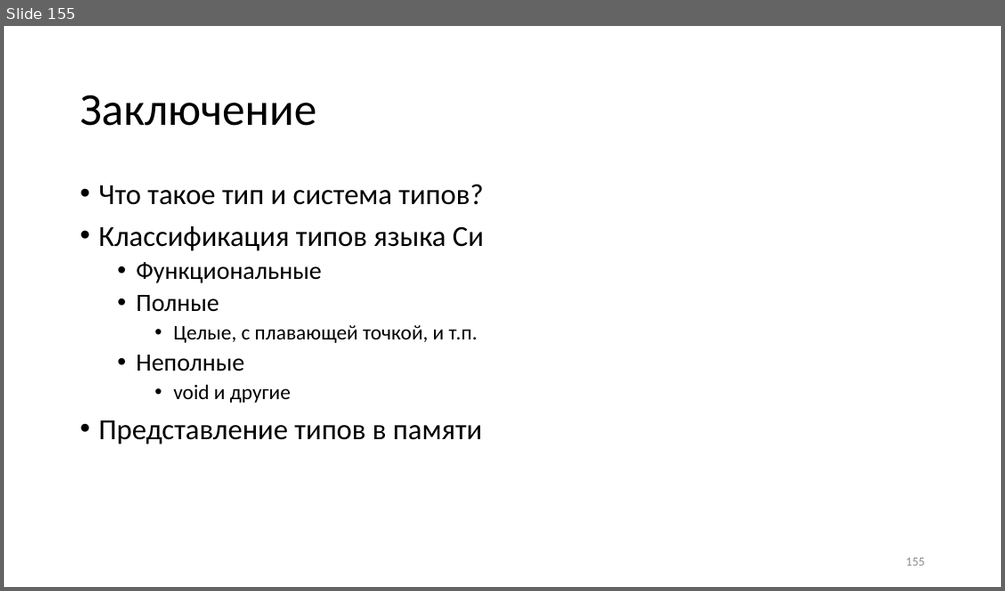
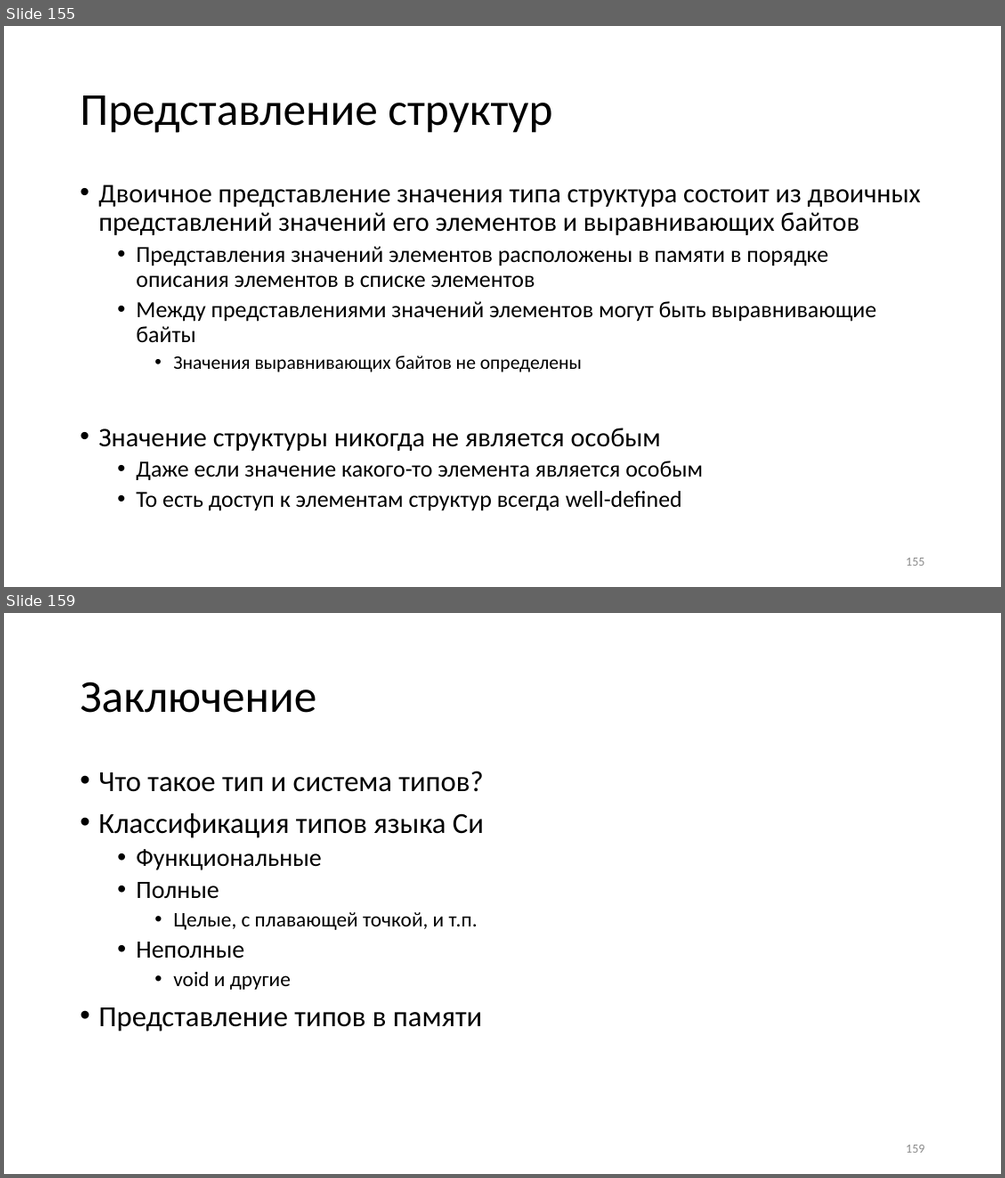
Before and after one commit to Evgueni-Petrov-aka-espetrov/Algorithms-and-Programming-in-C-pptx, a slide deck: 03.5 Типы языка С.pptx. Shown one above the other, each under a label of ours: slide 155 before the commit, slides 155 and 159 after it; the slides between them are not shown. The pictures are 1005x591 and 1005x1178 pixels, drawn with LibreOffice and Linux fonts; fonts in the diff are those of the drawing. Boxes give left, top, right and bottom in pixels: in the first picture for what was removed or moved away, otherwise in the second. Text is boxed around its words. In the diff, an @@ line names an element or a change of style, - is before the commit and + after.

```diff
--- a/03.5 Типы языка С.pptx
+++ b/03.5 Типы языка С.pptx
@@ slide 155 added at (x1=4, y1=26, x2=1001, y2=587), background #FFFFFF @@
@@ title added at (x1=80, y1=95, x2=552, y2=133), 44 pt, text #000000 @@
+Представление структур
@@ text added at (x1=98, y1=184, x2=921, y2=511), 22.2 pt, text #000000 @@
+• Двоичное представление значения типа структура состоит из двоичных представлений значений его элементов и выравнивающих байтов
+  • Представления значений элементов расположены в памяти в порядке описания элементов в списке элементов
+  • Между представлениями значений элементов могут быть выравнивающие байты
+    • Значения выравнивающих байтов не определены
+• Значение структуры никогда не является особым
+  • Даже если значение какого-то элемента является особым
+  • То есть доступ к элементам структур всегда well-defined
@@ page number added at (x1=906, y1=557, x2=924, y2=565), 12 pt, text #8C8C8C @@
+155
@@ what was slide 155 is now slide 159 @@
```
Also in this commit, not shown: 22 slides changed, 3 other slides added.
